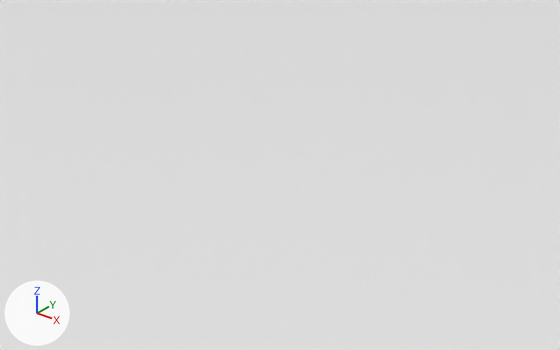
The glTF model public/assets/meshes/Untitled/Untitled.gltf: old version first, new version second.
Both versions are drawn from a 50 mm lens placed at (45.0, -53.3, 35.3), pointed at (3.8, -1.7, 3.3). Lighting does not change. The marker at lower left points along +X, +Y and +Z. The older version comes first. Objects named as collision shapes, trigger or cutter boxes, shadow casters or lower levels of detail are left out. Where no turn or scale is listed for an object, it has been applied to the vertices.
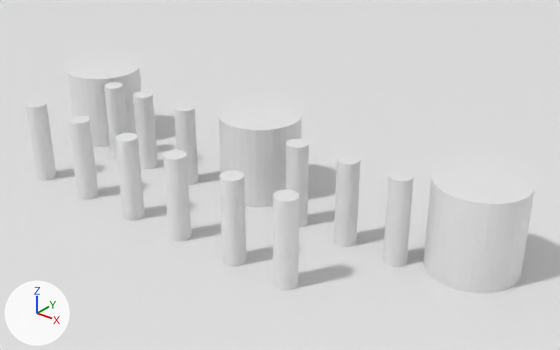
Boxes (x1, y1, x2, y2) around the edits, measured in the pictures (560 x 350 px):
'Cylinder.001', added: after (423, 159, 535, 293)
'Cylinder', added: after (219, 100, 302, 207)
'Cylinder.002', added: after (67, 57, 142, 147)
'Cylinder.003', added: after (273, 189, 299, 290)
'Cylinder.014', added: after (383, 170, 414, 267)
'Cylinder.005', added: after (220, 170, 246, 267)
'Cylinder.004', added: after (334, 154, 361, 247)
'Cylinder.006', added: after (163, 150, 191, 242)
'Cylinder.007', added: after (115, 133, 145, 221)
'Cylinder.008', added: after (68, 116, 98, 200)
'Cylinder.009', added: after (26, 100, 56, 181)
'Cylinder.010', added: after (286, 139, 309, 228)
'Cylinder.012', added: after (133, 91, 158, 169)
'Cylinder.011', added: after (174, 104, 198, 185)
'Cylinder.013', added: after (104, 82, 128, 158)

The change, as a diff of the scene's bpy script:
```diff
--- a/public/assets/meshes/Untitled/Untitled.gltf.py
+++ b/public/assets/meshes/Untitled/Untitled.gltf.py
@@ ob_cylinder_014 @@
+ob_cylinder_014 = bpy.data.objects.new('Cylinder.014', me_cylinder_014)  # a 32-sided cylinder along z spanning x -1.0..1.0, y -1.0..1.0, z -4.0..4.0; in mat_material_016 (its picture is missing)
+ob_cylinder_014.location = (17.52, -3.28, 4.0)
@@ ob_cylinder_013 @@
+ob_cylinder_013 = bpy.data.objects.new('Cylinder.013', me_cylinder_013)  # a 32-sided cylinder along z spanning x -1.0..1.0, y -1.0..1.0, z -4.0..4.0; in mat_material_015 (its picture is missing)
+ob_cylinder_013.location = (-17.43, -3.28, 4.0)
@@ ob_cylinder_012 @@
+ob_cylinder_012 = bpy.data.objects.new('Cylinder.012', me_cylinder_012)  # a 32-sided cylinder along z spanning x -1.0..1.0, y -1.0..1.0, z -4.0..4.0; in mat_material_014 (its picture is missing)
+ob_cylinder_012.location = (-12.94, -3.28, 4.0)
@@ ob_cylinder_011 @@
+ob_cylinder_011 = bpy.data.objects.new('Cylinder.011', me_cylinder_011)  # a 32-sided cylinder along z spanning x -1.0..1.0, y -1.0..1.0, z -4.0..4.0; in mat_material_013 (its picture is missing)
+ob_cylinder_011.location = (-6.94, -3.28, 4.0)
@@ ob_cylinder_010 @@
+ob_cylinder_010 = bpy.data.objects.new('Cylinder.010', me_cylinder_010)  # a 32-sided cylinder along z spanning x -1.0..1.0, y -1.0..1.0, z -4.0..4.0; in mat_material_012 (its picture is missing)
+ob_cylinder_010.location = (7.0, -3.28, 4.0)
@@ ob_cylinder_009 @@
+ob_cylinder_009 = bpy.data.objects.new('Cylinder.009', me_cylinder_009)  # a 32-sided cylinder along z spanning x -1.0..1.0, y -1.0..1.0, z -4.0..4.0; in mat_material_011 (its picture is missing)
+ob_cylinder_009.location = (-19.17, -11.75, 4.0)
@@ ob_cylinder_008 @@
+ob_cylinder_008 = bpy.data.objects.new('Cylinder.008', me_cylinder_008)  # a 32-sided cylinder along z spanning x -1.0..1.0, y -1.0..1.0, z -4.0..4.0; in mat_material_010 (its picture is missing)
+ob_cylinder_008.location = (-12.47, -11.75, 4.0)
@@ ob_cylinder_007 @@
+ob_cylinder_007 = bpy.data.objects.new('Cylinder.007', me_cylinder_007)  # a 32-sided cylinder along z spanning x -1.0..1.0, y -1.0..1.0, z -4.0..4.0; in mat_material_009 (its picture is missing)
+ob_cylinder_007.location = (-5.76, -11.75, 4.0)
@@ ob_cylinder_006 @@
+ob_cylinder_006 = bpy.data.objects.new('Cylinder.006', me_cylinder_006)  # a 32-sided cylinder along z spanning x -1.0..1.0, y -1.0..1.0, z -4.0..4.0; in mat_material_008 (its picture is missing)
+ob_cylinder_006.location = (0.37, -11.75, 4.0)
@@ ob_cylinder_005 @@
+ob_cylinder_005 = bpy.data.objects.new('Cylinder.005', me_cylinder_005)  # a 32-sided cylinder along z spanning x -1.0..1.0, y -1.0..1.0, z -4.0..4.0; in mat_material_007 (its picture is missing)
+ob_cylinder_005.location = (6.89, -11.75, 4.0)
@@ ob_cylinder_004 @@
+ob_cylinder_004 = bpy.data.objects.new('Cylinder.004', me_cylinder_004)  # a 32-sided cylinder along z spanning x -1.0..1.0, y -1.0..1.0, z -4.0..4.0; in mat_material_006 (its picture is missing)
+ob_cylinder_004.location = (12.43, -3.28, 4.0)
@@ ob_cylinder_003 @@
+ob_cylinder_003 = bpy.data.objects.new('Cylinder.003', me_cylinder_003)  # a 32-sided cylinder along z spanning x -1.0..1.0, y -1.0..1.0, z -4.0..4.0; in mat_material_005 (its picture is missing)
+ob_cylinder_003.location = (12.43, -11.75, 4.0)
@@ ob_cylinder_002 @@
+ob_cylinder_002 = bpy.data.objects.new('Cylinder.002', me_cylinder_002)  # a 32-sided cylinder along z spanning x -4.0..4.0, y -4.0..4.0, z -4.0..4.0; in mat_material_004 (its picture is missing)
+ob_cylinder_002.location = (-23.0, 0.0, 4.0)
@@ ob_cylinder_001 @@
+ob_cylinder_001 = bpy.data.objects.new('Cylinder.001', me_cylinder_001)  # a 32-sided cylinder along z spanning x -4.0..4.0, y -4.0..4.0, z -4.0..4.0; in mat_material_003 (its picture is missing)
+ob_cylinder_001.location = (23.0, 0.0, 4.0)
@@ ob_cylinder @@
+ob_cylinder = bpy.data.objects.new('Cylinder', me_cylinder)  # a 32-sided cylinder along z spanning x -4.0..4.0, y -4.0..4.0, z -4.0..4.0; in mat_material_002 (its picture is missing)
+ob_cylinder.location = (0.0, 0.0, 4.0)
```
